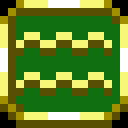
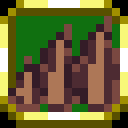
Comparing the layer stacks of the two 128 x 128 images. Changes:
moved "Background" above "Layer 2", painted on it over bbox(8, 16, 120, 112)
painted on "Layer 2" over bbox(8, 16, 120, 112)
